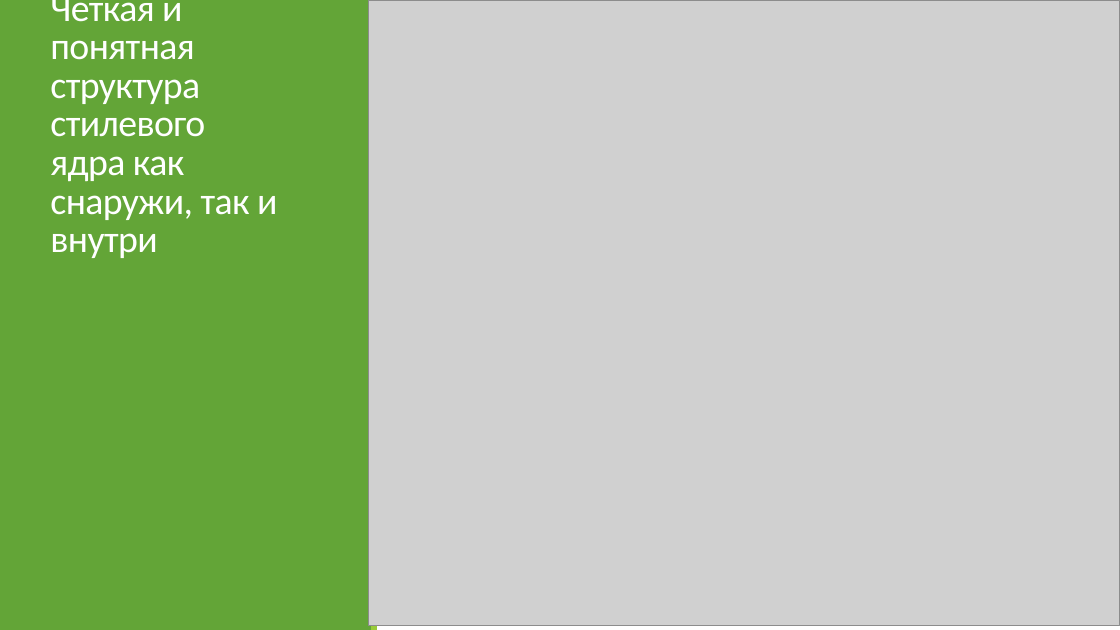
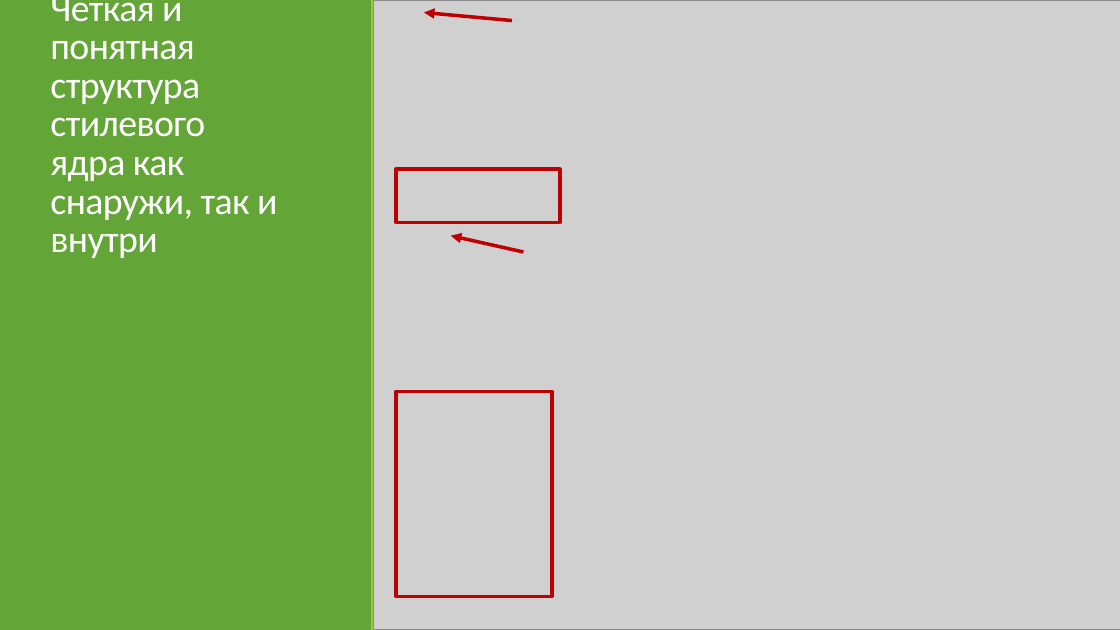
Before and after one commit to ZebanNikolay/android-style-best-practices, a slide deck: slide 5 of Большая стирка тем и стилей в Android.pptm. Drawn at 1120x630 pixels with LibreOffice and Linux fonts; fonts in the diff are those of the drawing; grey boxes stand for pictures. Boxes give left, top, right and bottom in pixels: in the first picture for what was removed or moved away, otherwise in the second. Text is boxed around its words. In the diff, an @@ line names an element or a change of style, - is before the commit and + after.

```diff
--- a/Большая стирка тем и стилей в Android.pptm
+++ b/Большая стирка тем и стилей в Android.pptm
@@ picture: place and size @@
-picture at box(369, 0, 1120, 626)
+picture at box(374, 0, 1120, 629)
@@ arrow added from (513, 20) to (424, 13), #C00000 3 pt @@
@@ rectangle added at box(397, 169, 560, 222), outline #C00000 3 pt @@
@@ arrow added from (523, 252) to (451, 236), #C00000 3 pt @@
@@ rectangle added at box(397, 392, 553, 597), outline #C00000 3 pt @@
```
Also in this commit, not shown: 8 other slides changed, 3 slides added, 2 slides removed.
